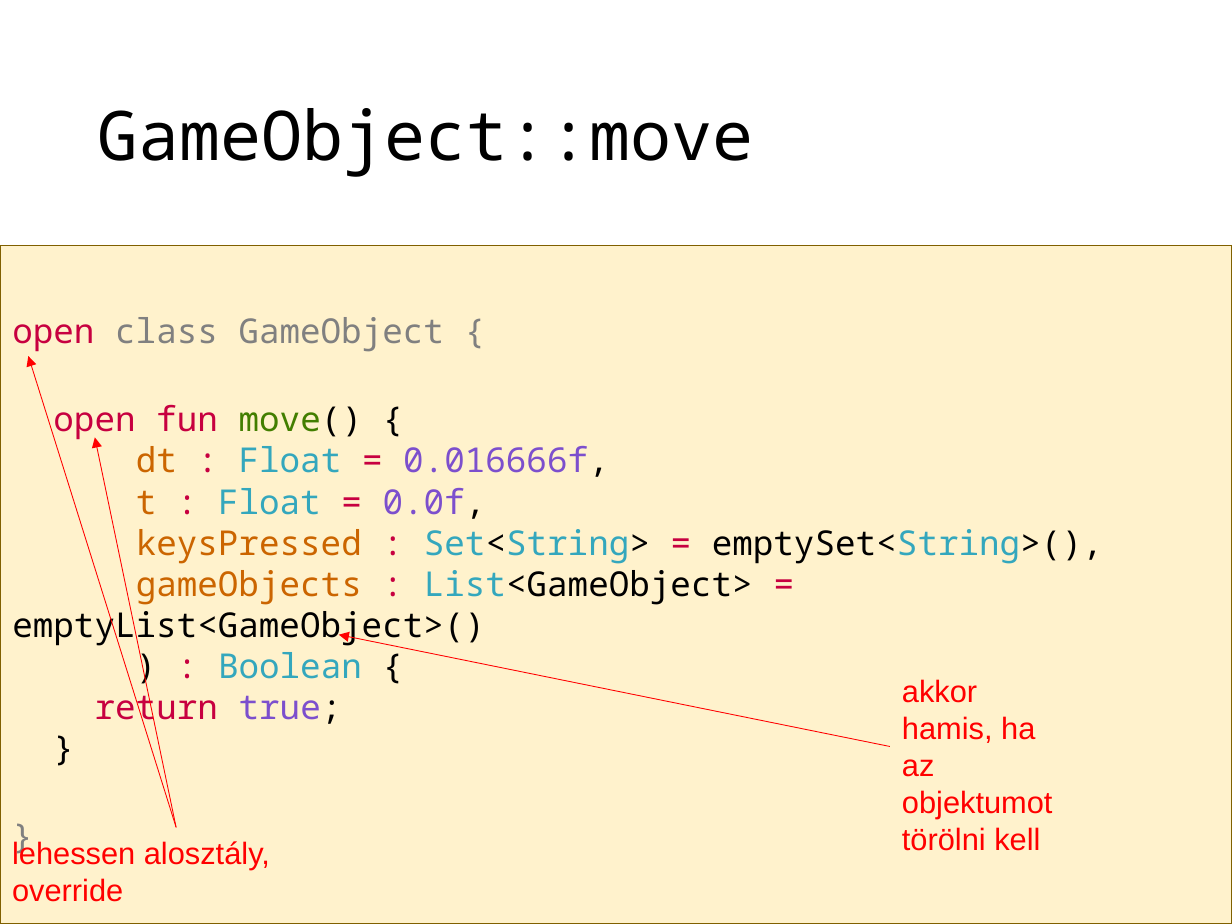
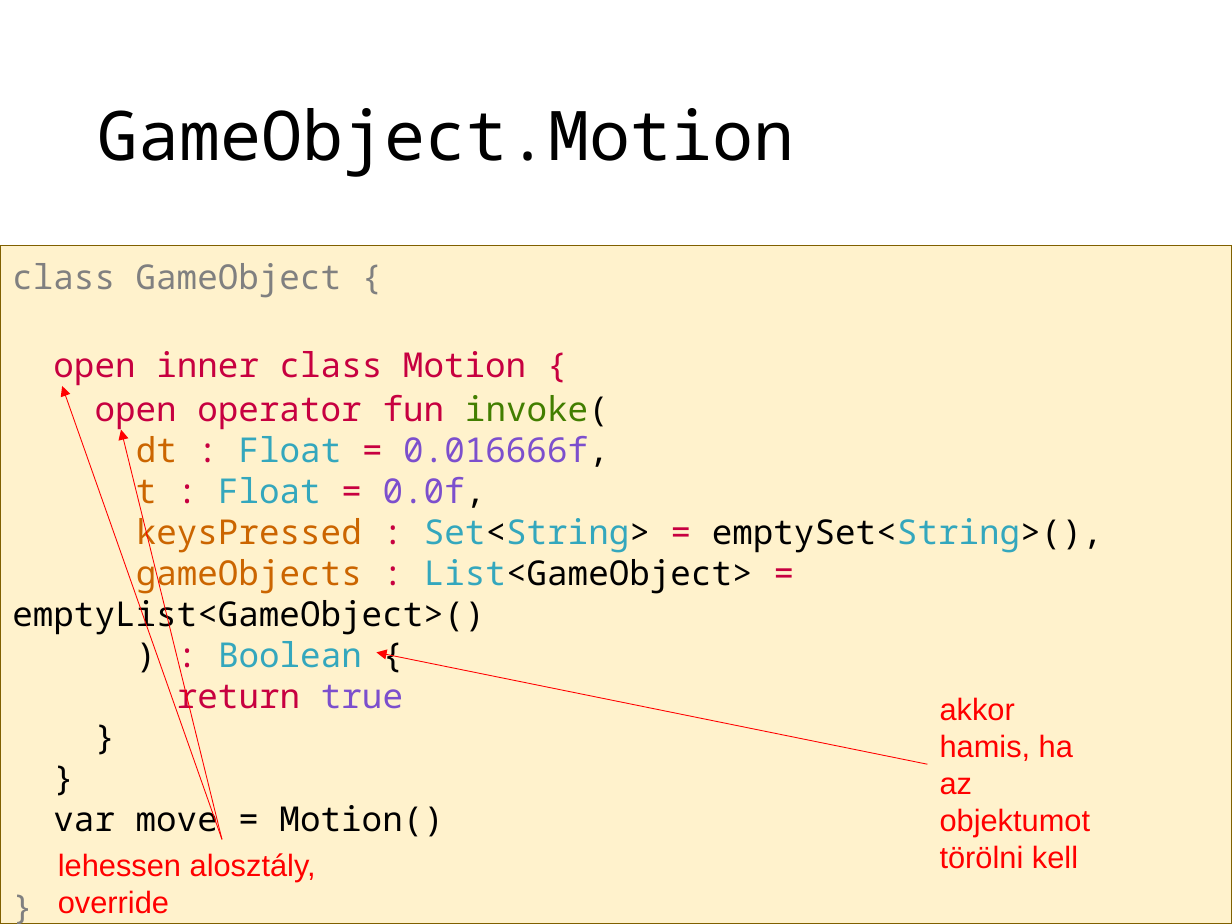
Before and after one commit to szecsi/kogfactory, a slide deck: slide 16 of projects/kog.3gr.020-gom/lab.pptx. Drawn at 1232x924 pixels with LibreOffice and Linux fonts; fonts in the diff are those of the drawing. Boxes give left, top, right and bottom in pixels: in the first picture for what was removed or moved away, otherwise in the second. Text is boxed around its words. In the diff, an @@ line names an element or a change of style, - is before the commit and + after.

```diff
--- a/projects/kog.3gr.020-gom/lab.pptx
+++ b/projects/kog.3gr.020-gom/lab.pptx
@@ title at (x1=97, y1=108, x2=795, y2=177): text changed @@
-GameObject::move
+GameObject.Motion
@@ text "class GameObject {" at (x1=0, y1=246, x2=1232, y2=924): text colour #808080 to #000000 in "}"; line spacing 1.07 to 1 @@
@@ text at (x1=12, y1=263, x2=609, y2=430): text changed; text colour #808080 to #C70040 @@
-open class GameObject {
-open fun move() {
+class GameObject {
+open inner class Motion {
+open operator fun invoke(
@@ arrow moved from (176, 828) - (28, 356) to (222, 839) - (62, 386) @@
@@ arrow moved from (176, 828) - (95, 437) to (222, 839) - (121, 430) @@
@@ arrow moved from (890, 747) - (339, 634) to (928, 764) - (377, 653) @@
@@ text at (x1=177, y1=676, x2=403, y2=718): text changed @@
-return true;
+return true
@@ text "akkor hamis, ha az objektumot ..." moved from (x1=902, y1=679, x2=1053, y2=851) to (x1=940, y1=697, x2=1091, y2=869) @@
@@ text at (x1=53, y1=799, x2=443, y2=837): paragraphs added @@
+var move = Motion()
+}
@@ text "lehessen alosztály, override" moved from (x1=12, y1=839, x2=270, y2=902) to (x1=58, y1=853, x2=316, y2=914) @@
```
Also in this commit, not shown: 4 other slides changed, 5 other files.
